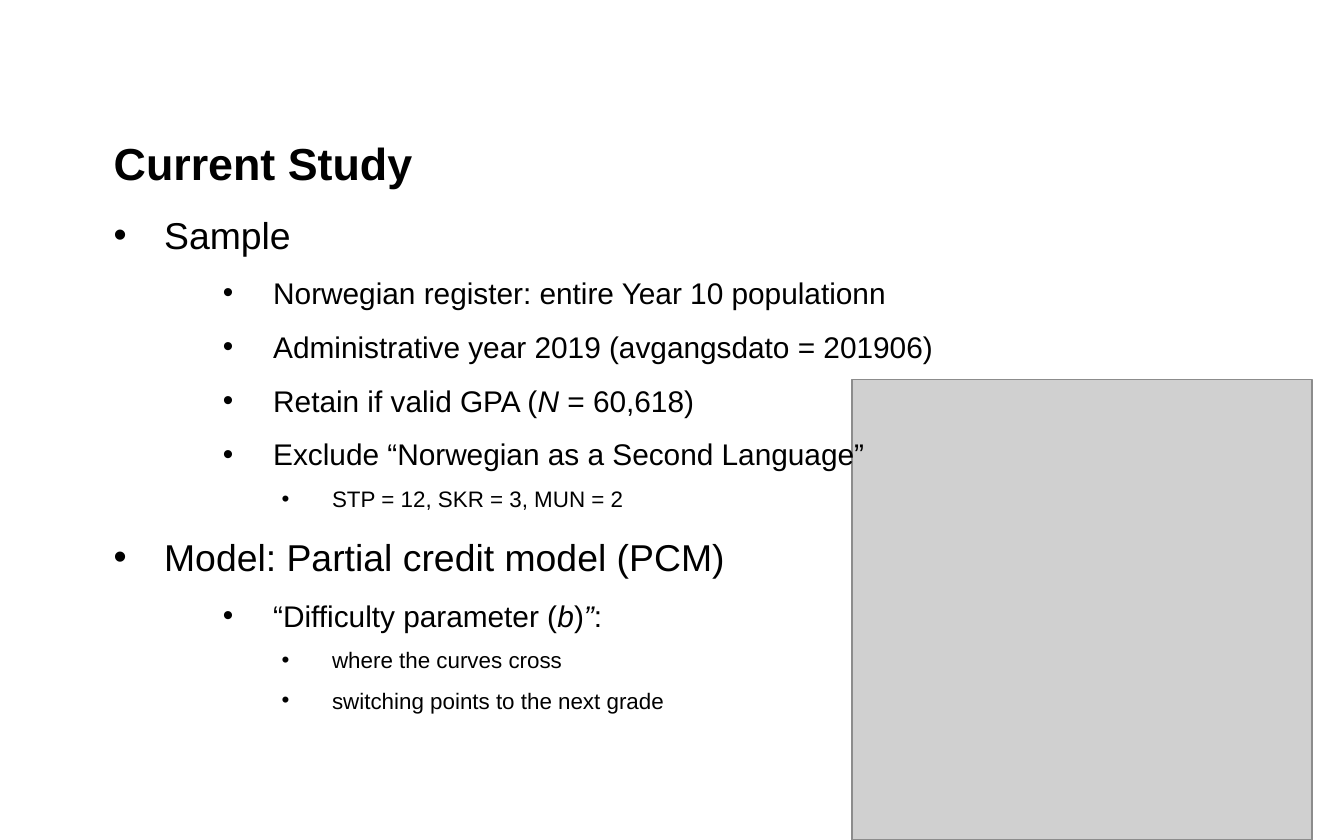
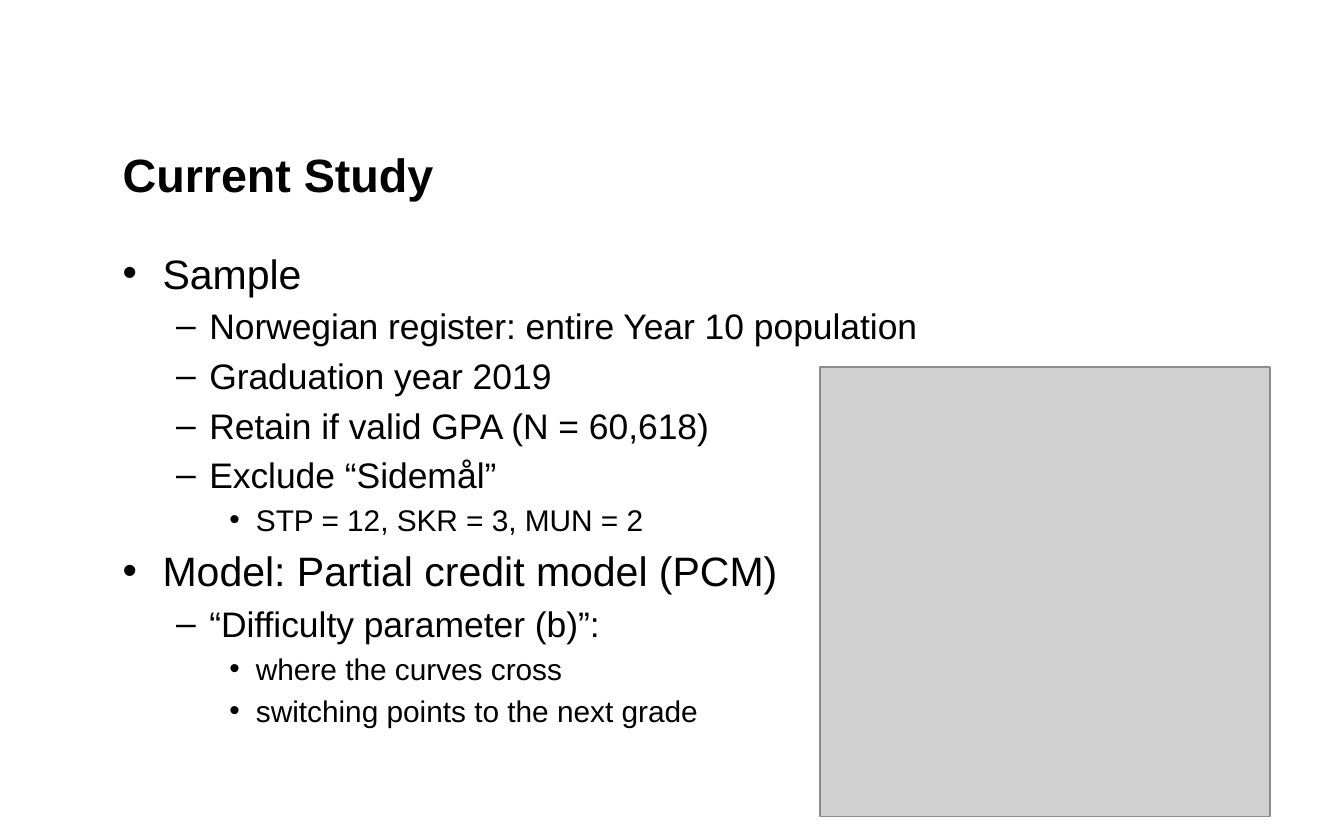
Before and after one commit to tonyctan/CEMO-PhD, a slide deck: slide 4 of Teaching/NERA_2022/Tony.pptx. Drawn at 1344x840 pixels with LibreOffice and Linux fonts; fonts in the diff are those of the drawing; grey boxes stand for pictures; background and template pictures are left out. Boxes give left, top, right and bottom in pixels: in the first picture for what was removed or moved away, otherwise in the second. Text is boxed around its words. In the diff, an @@ line names an element or a change of style, - is before the commit and + after.

```diff
--- a/Teaching/NERA_2022/Tony.pptx
+++ b/Teaching/NERA_2022/Tony.pptx
@@ text at (x1=114, y1=147, x2=412, y2=189): paragraph removed @@
-Current Study
@@ title added at (x1=123, y1=158, x2=433, y2=202), 25 pt, text #000000, bold @@
+Current Study
@@ text "Sample" moved from (x1=114, y1=147, x2=932, y2=714) to (x1=163, y1=259, x2=917, y2=727) @@
@@ text at (x1=163, y1=259, x2=777, y2=727): size 20 to 22 pt in "Sample", "Model: Partial credit model (PCM)"; size 16 to 19 pt in "Retain if valid GPA (N = 60,618)", "“Difficulty parameter (b)”:"; italic off in "(N", "(b)”:"; size 12 to 16 pt in "STP = 12, SKR = 3, MUN ...", "where the curves cross", "switching points to the next grade"; indent changed; line spacing 1.5 to 1; more space between paragraphs; bullet • to – @@
@@ text at (x1=209, y1=313, x2=917, y2=396): text changed; size 16 to 19 pt @@
-  • Norwegian register: entire Year 10 populationn
-  • Administrative year 2019 (avgangsdato = 201906)
+  – Norwegian register: entire Year 10 population
+  – Graduation year 2019
@@ picture resized from (x1=852, y1=379, x2=1313, y2=840) to (x1=820, y1=367, x2=1270, y2=817) @@
@@ text at (x1=209, y1=461, x2=497, y2=489): text changed; size 16 to 19 pt @@
-  • Exclude “Norwegian as a Second Language”
+  – Exclude “Sidemål”
```
Also in this commit, not shown: 3 other slides changed, 3 slides added, 2 slides removed, 3 other files.
